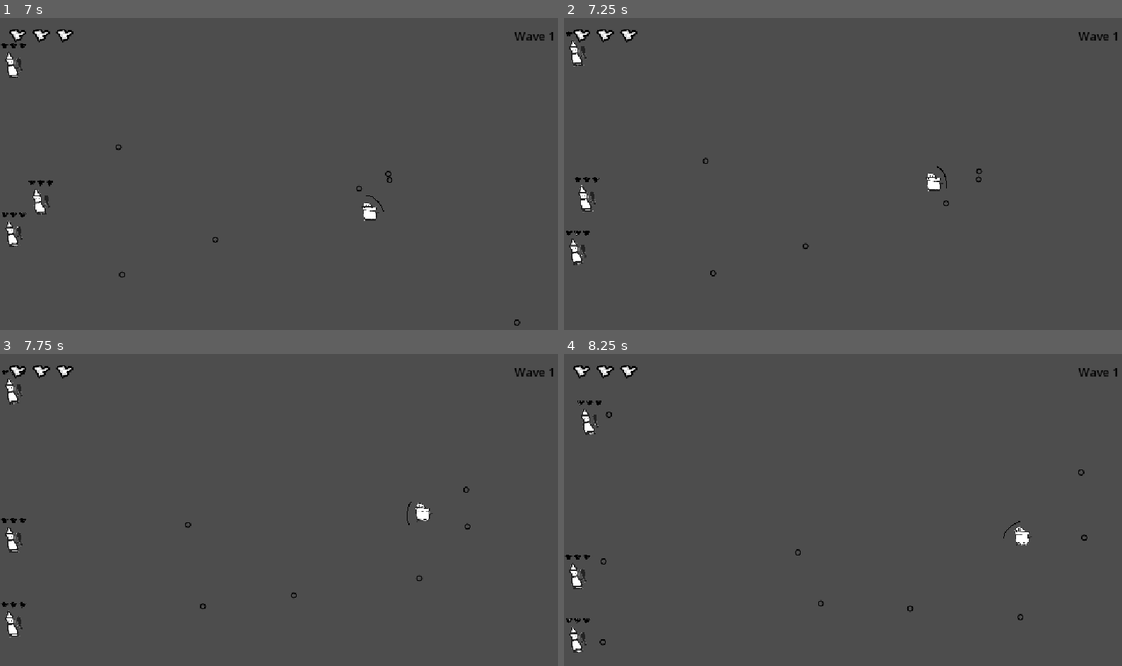
Above: before the commit, frames 1-4 (two rows, left to right).
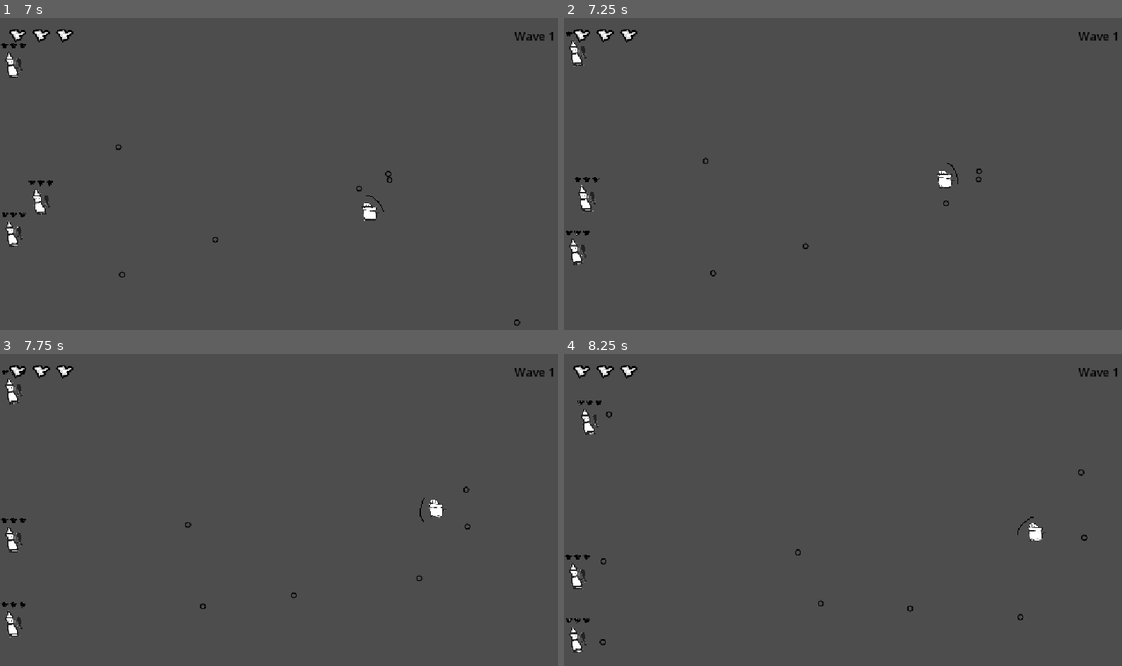
Above: after the commit, the same moments.

Repository: Tylerr-D/bonc
Game: Godot game, scene res://main.tscn
The game is run twice, just before and just after one commit, with the same random seed, the same clock (stepped at 60 frames per second) and the same inputs.
Inputs (mouse positions are in pixels of both pictures, inside the frame that each line leads up to):
- Up to frame 1 (7 s): move the mouse to (407, 161) at 0.52 s; hold D (move_right) 0.53-1.28 s; move the mouse to (167, 192) at 1.27 s; hold S (move_down) 1.28-2.03 s; move the mouse to (340, 105) at 2.02 s; hold D (move_right) 2.03-2.78 s; move the mouse to (256, 239) at 2.77 s; hold W (move_up) 2.78-3.53 s; move the mouse to (451, 223) at 3.52 s; hold A (move_left) 3.53-5.03 s; move the mouse to (111, 130) at 4.27 s; move the mouse to (312, 177) at 5.02 s; hold S (move_down) 5.03-5.78 s; move the mouse to (195, 96) at 5.77 s; hold D (move_right) 5.78-6.53 s; move the mouse to (407, 161) at 6.52 s; hold W (move_up) from 6.53 s (still down)
- Up to frame 2 (7.25 s): keep holding W (move_up)
- Up to frame 3 (7.75 s): move the mouse to (167, 528) at 7.27 s; release W (move_up) at 7.28 s; hold D (move_right) from 7.28 s (still down)
- Up to frame 4 (8.25 s): move the mouse to (904, 441) at 8.02 s; release D (move_right) at 8.03 s; hold S (move_down) from 8.03 s (still down)

Frame 1 is identical in both runs. In frame 2, 0.3% of the frame differs, in the area x 64-71%, y 46-56%; in frame 3, 0.2%; in frame 4, 0.3%, in the area x 7-87%, y 18-62%.

Commit message:
added recoil

Diff:
--- a/ball.gd
+++ b/ball.gd
@@ -20,6 +20,7 @@
 			var closest = Geometry2D.get_closest_point_to_segment(global_position, start, end)
 			if global_position.distance_to(closest) <= 6:
 				var normal = (end - start).orthogonal().normalized()
+				get_parent().get_node("Player").recoil = direction * 180
 				direction = direction.bounce(normal)
 				reflected = true
 				global_position += direction * 7
--- a/player.gd
+++ b/player.gd
@@ -2,11 +2,13 @@
 
 var speed = 240
 var health = 3
+var recoil = Vector2.ZERO
 
 func _physics_process(delta):
 	# bleh
-	velocity = Input.get_vector("move_left", "move_right", "move_up", "move_down") * speed
+	velocity = Input.get_vector("move_left", "move_right", "move_up", "move_down") * speed + recoil
 	move_and_slide()
+	recoil = recoil.move_toward(Vector2.ZERO, 600 * delta)
 	var screen = get_viewport_rect().size
 	var pos = get_global_transform_with_canvas().origin
 	pos = pos.clamp(Vector2(55, 55), screen - Vector2(55, 55))
@@ -18,8 +20,6 @@
 	$ShieldPivot.rotate(PI)
 
 func take_damage():
-	if health <= 0:
-		return
 	health -= 1
 	get_parent().get_node("HUD/Heart" + str(health + 1)).hide()
 	print("Health: ", health)
Not shown: 1 places in player.tscn that only renumber resources
